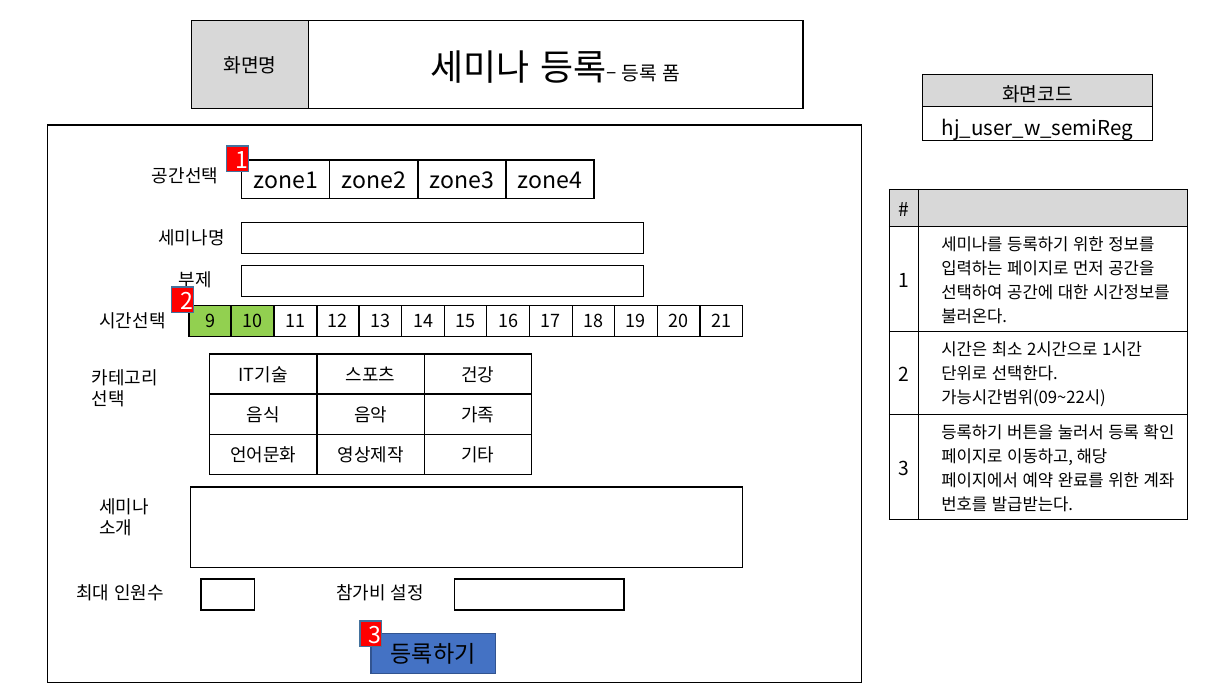
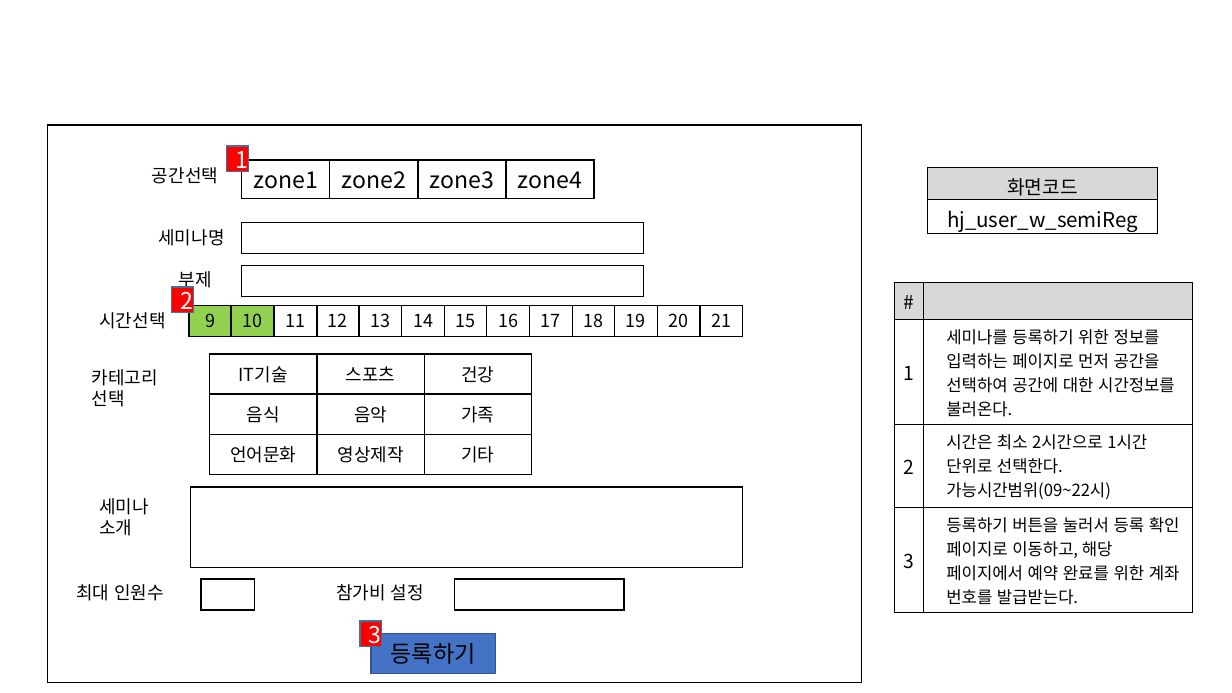
Before and after one commit to ezenteam2/e-Zone, a slide deck: slide 2 of 0 발표용 파워포인트/0403 1차발표/0403 project05 - 파워포인트 - 형준.pptx. Drawn at 1232x693 pixels with LibreOffice and Linux fonts; fonts in the diff are those of the drawing; background and template pictures are left out. Boxes give left, top, right and bottom in pixels: in the first picture for what was removed or moved away, otherwise in the second. Text is boxed around its words. In the diff, an @@ line names an element or a change of style, - is before the commit and + after.

```diff
--- a/0 발표용 파워포인트/0403 1차발표/0403 project05 - 파워포인트 - 형준.pptx
+++ b/0 발표용 파워포인트/0403 1차발표/0403 project05 - 파워포인트 - 형준.pptx
@@ table removed at box(192, 20, 803, 107), 1 rows, 2 columns @@
-화면명 | 세미나 등록– 등록 폼
@@ table: place and size @@
-table at box(923, 75, 1153, 144)
+table at box(928, 167, 1158, 236)
@@ table: place and size @@
-table at box(889, 189, 1188, 516)
+table at box(895, 282, 1193, 609)
@@ text added at box(946, 329, 1073, 533), 32 pt, text #FFFFFF @@
+세미나등록 – 등록 폼
```
Also in this commit, not shown: 7 other slides changed.
